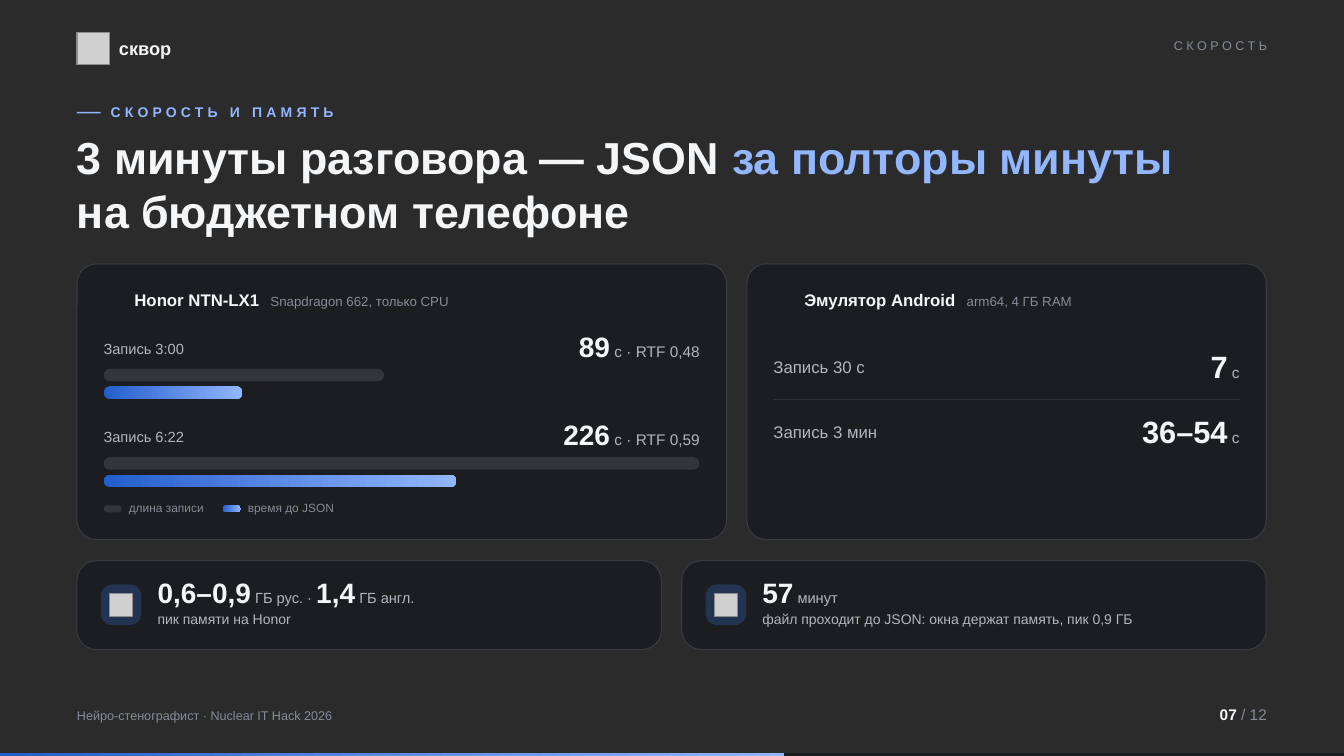
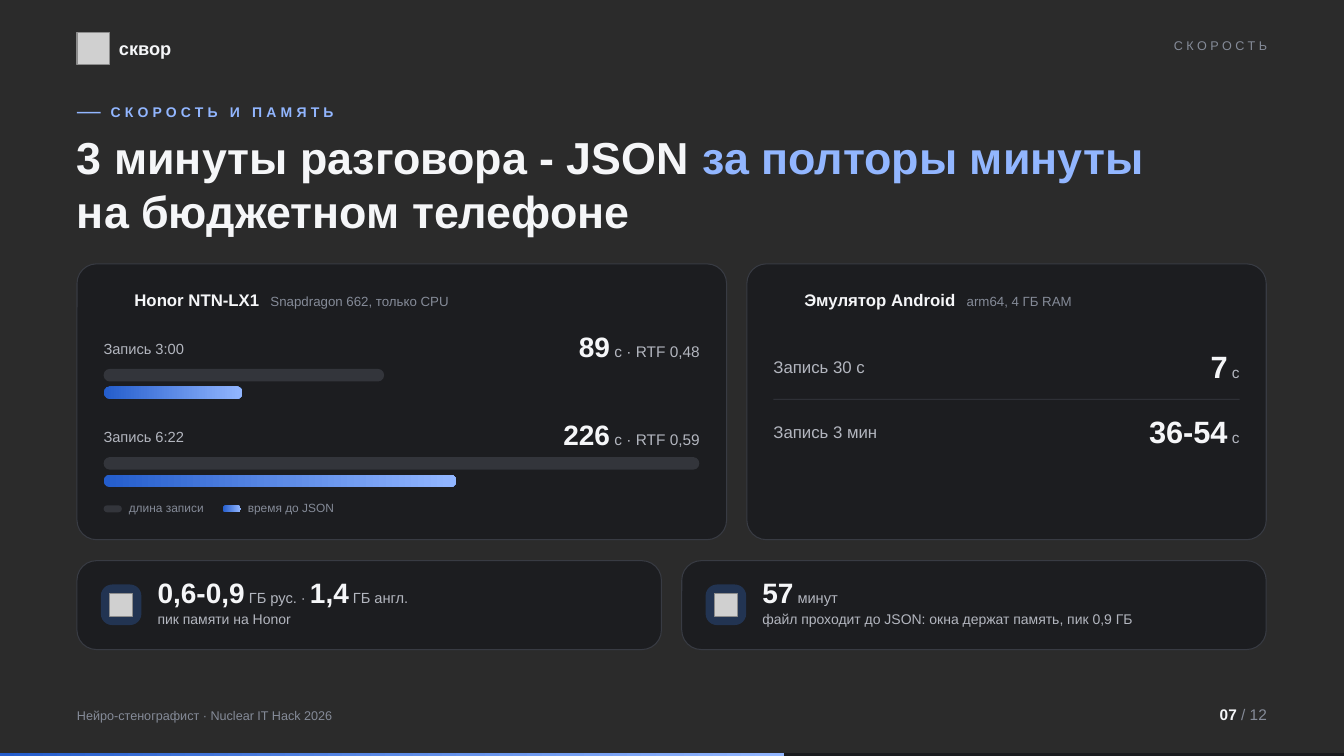
Before and after one commit to jfghmrr/NuclearItHack, a slide deck: slide 7 of artifacts/demo/skvor_presentation.pptx. Drawn at 1344x756 pixels with LibreOffice and Linux fonts; fonts in the diff are those of the drawing; grey boxes stand for pictures; background and template pictures are left out; a plain dark background stands for a picture behind light text. Boxes give left, top, right and bottom in pixels: in the first picture for what was removed or moved away, otherwise in the second. Text is boxed around its words. In the diff, an @@ line names an element or a change of style, - is before the commit and + after.

```diff
--- a/artifacts/demo/skvor_presentation.pptx
+++ b/artifacts/demo/skvor_presentation.pptx
@@ text at (x1=77, y1=142, x2=1143, y2=183): text changed @@
-3 минуты разговора — JSON за полторы минуты
+3 минуты разговора - JSON за полторы минуты
@@ text at (x1=1149, y1=421, x2=1240, y2=444): text changed @@
-36–54 с
+36-54 с
@@ text at (x1=158, y1=583, x2=408, y2=608): text changed @@
-0,6–0,9 ГБ рус. · 1,4 ГБ англ.
+0,6-0,9 ГБ рус. · 1,4 ГБ англ.
```
Also in this commit, not shown: 9 other slides changed.
